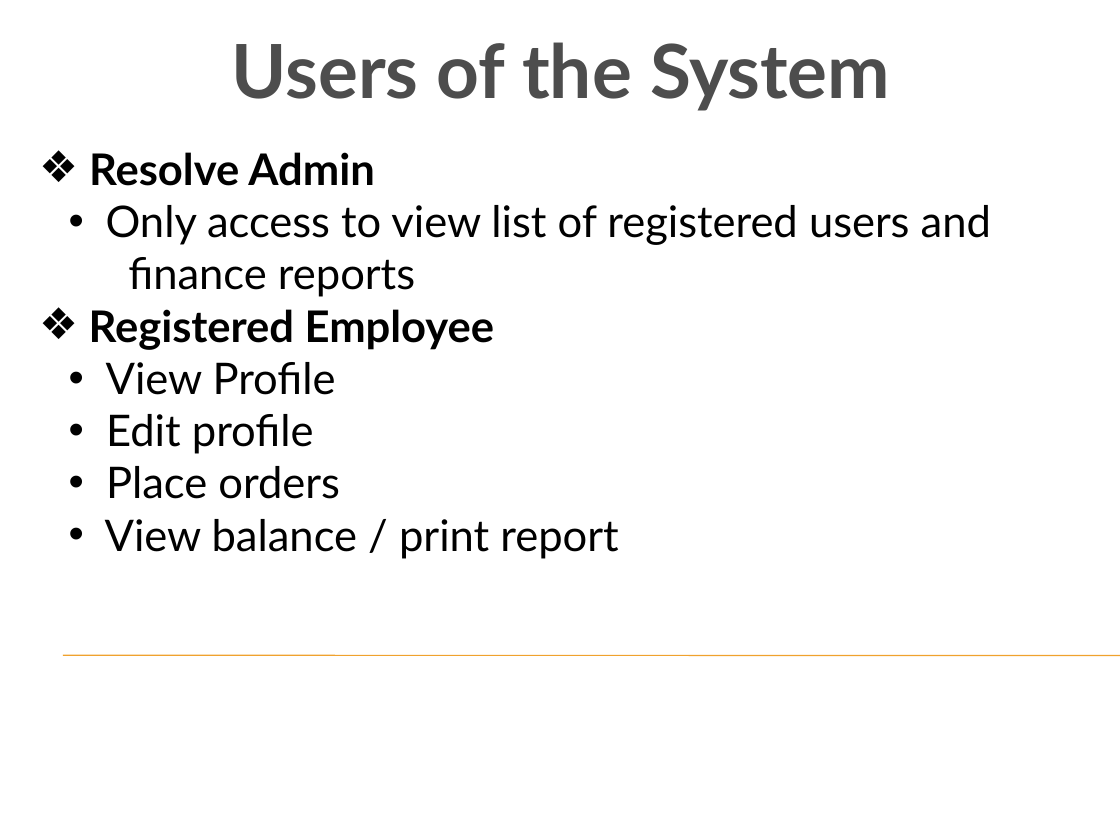
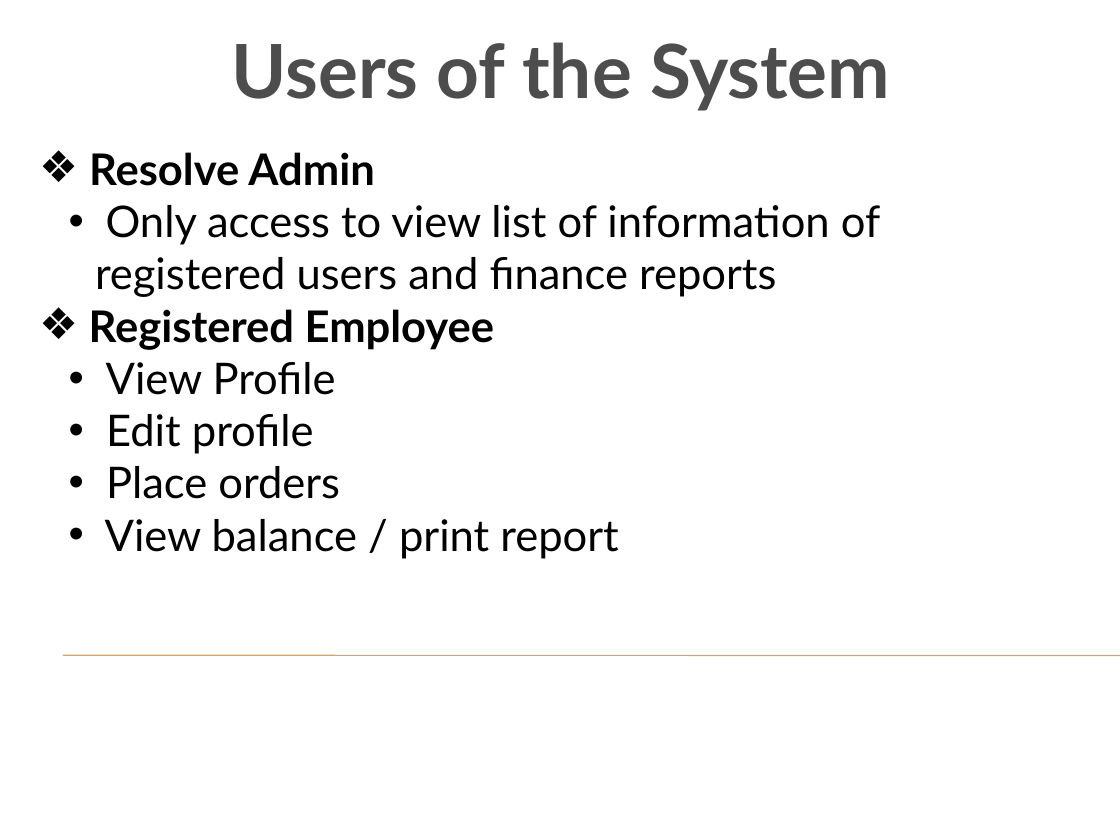
Before and after one commit to toniamichael94/MainProjectCOS301, a slide deck: slide 4 of Demo 1.pptx. Drawn at 1120x840 pixels with LibreOffice and Linux fonts; fonts in the diff are those of the drawing; background and template pictures are left out. Boxes give left, top, right and bottom in pixels: in the first picture for what was removed or moved away, otherwise in the second. Text is boxed around its words. In the diff, an @@ line names an element or a change of style, - is before the commit and + after.

```diff
--- a/Demo 1.pptx
+++ b/Demo 1.pptx
@@ text at box(95, 205, 880, 297): text changed @@
-  • Only access to view list of registered users and
-  finance reports
+  • Only access to view list of information of registered users and finance reports
```
Also in this commit, not shown: 2 other slides changed, 2 slides added.
